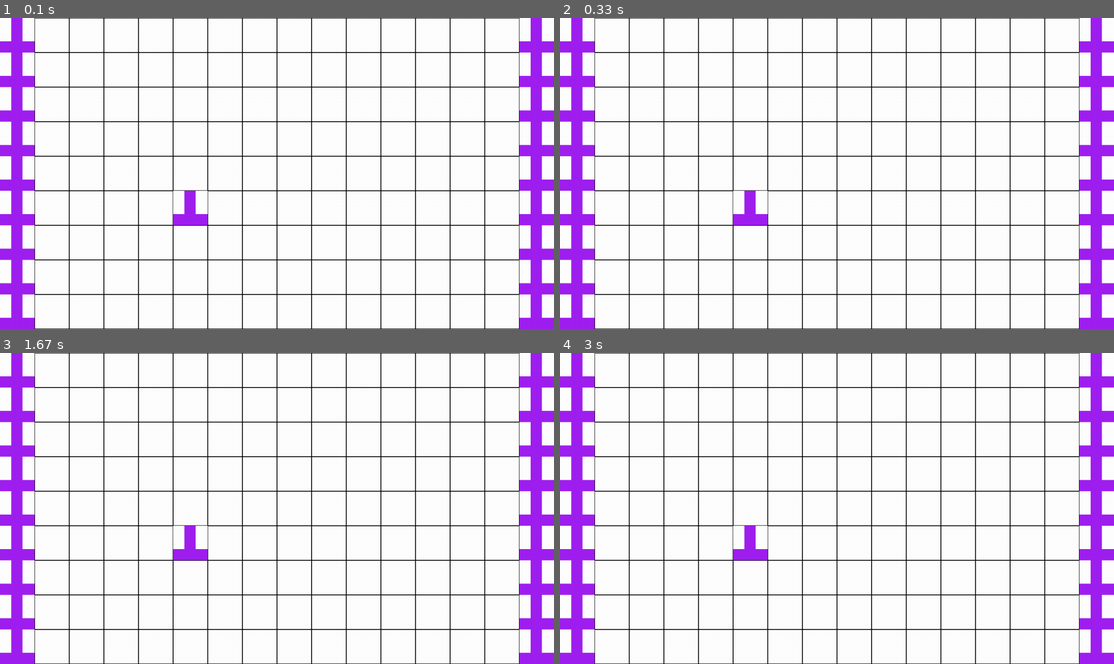
Above: before the commit, frames 1-4 (two rows, left to right).
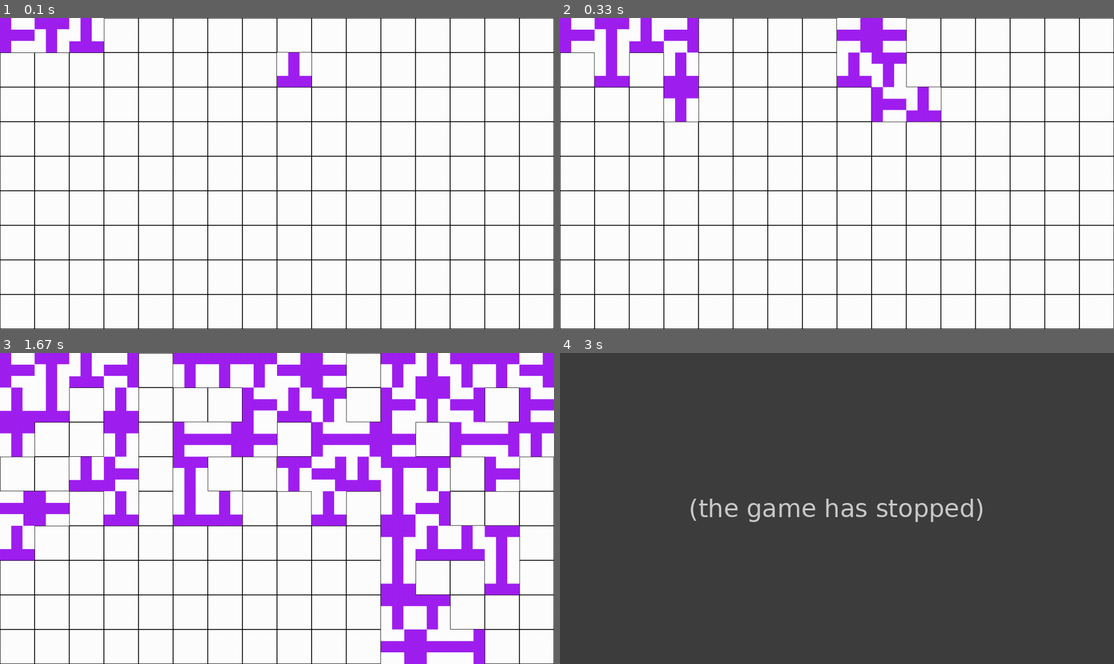
Above: after the commit, the same moments.

Repository: ImmanuelCurrah/Pygame-Wave-Function-Tile-Collapse
Game: pygame game, started from main.py
Two runs of this game, one before a commit and one after it. Both use one fixed random seed, a clock stepped at 60 frames per second and the inputs below.
Inputs:
- Up to frame 1 (0.1 s): no input
- Up to frame 2 (0.33 s): no input
- Up to frame 3 (1.67 s): no input
- Up to frame 4 (3 s): no input

The runs differ from the first frame. In frame 1, 9.4% of the frame differs, in the area x 0-100%, y 0-100%; in frame 2, 13%; in frame 3, 31%; in frame 4, 99%.
Error after the commit: TypeError: unbound method set.intersection() needs an argument (entropy.py line 73); the game stopped at 1.85 s (later frames are placeholders)

Commit message:
something rendering, not right though

Diff:
--- a/cell/cell.py
+++ b/cell/cell.py
@@ -4,33 +4,32 @@
 
 class Cell:
 
-    isCollapsed = False
+    is_collapsed = False
+    cell_type: str
 
-    def __init__(self):
-        pass
+    def __init__(self, cell_type, is_collapsed = False):
+        self.cell_type = cell_type
+        self.is_collapsed = is_collapsed
 
-    def collapse(self):
-        self.isCollapsed = True
+    def collapse(self, screen, x, y, cell_size, cell_type):
+        self.cell_type = cell_type
+        self.draw_cell(screen, x, y, cell_size)
 
-    def __draw_blank_cell(self, screen, x, y, cell_size):
+    def draw_blank_cell(self, screen, x, y, cell_size):
         rect = pygame.Rect(x, y, cell_size, cell_size)
         pygame.draw.rect(screen, "black", rect, width=1)
 
 
-    def draw_cell(self, screen, x, y, cell_size, cell_type):
-        if cell_type == "Blank Cell":
-            self.__draw_blank_cell(screen, x, y, cell_size)
-        elif cell_type == "Upright Tetromino":
-            self.collapse()
+    def draw_cell(self, screen, x, y, cell_size):
+        if self.cell_type == "Blank Cell":
+            self.draw_blank_cell(screen, x, y, cell_size)
+        elif self.cell_type == "Upright Tetromino":
             UprightTetromino(cell_size).draw_tetromino(screen, x, y)
-        elif cell_type == "Upside Down Tetromino":
-            self.collapse()
+        elif self.cell_type == "Upside Down Tetromino":
             UpsideDownTetromino(cell_size).draw_tetromino(screen, x, y)
-        elif cell_type == "Right Lateral Tetromino":
-            self.collapse()
+        elif self.cell_type == "Right Lateral Tetromino":
             RightLateralTetromino(cell_size).draw_tetromino(screen, x ,y)
-        elif cell_type == "Left Lateral Tetromino":
-            self.collapse()
+        elif self.cell_type == "Left Lateral Tetromino":
             LeftLateralTetromino(cell_size).draw_tetromino(screen, x, y)
         else:
-            self.__draw_blank_cell(screen, x, y, cell_size)
+            self.draw_blank_cell(screen, x, y, cell_size)
--- a/entropy/entropy.py
+++ b/entropy/entropy.py
@@ -3,34 +3,79 @@
 
 class Entropy:
 
-    cols: int
+    def get_entropy_summary(self, grid):
+        entropy_summary = []
 
-    def __init__(self, grid):
-        self.cols = len(grid[0])
+        for row, row_cells in enumerate(grid):
+            for col, cell in enumerate(row_cells):
+                if cell.is_collapsed == False:
+                    current_cell_entropy_score = 0
+                    current_top_options = []
+                    current_bottom_options = []
+                    current_right_options = []
+                    current_left_options = []
 
-    def get_start_end_coords(self):
-        start_indices = []
-        end_indices = []
+                    blank = "Blank Cell"
+                    t = "Upright Tetromino"
+                    b = "Upside Down Tetromino"
+                    r = "Right Lateral Tetromino"
+                    l = "Left Lateral Tetromino"
 
-        start_coords = []
-        end_coords = []
+                    top = grid[row - 1][col].cell_type if row > 0 else None
+                    bottom = grid[row + 1][col].cell_type if row + 1 < len(grid) else None
+                    right = grid[row][col + 1].cell_type if col >= len(row_cells) else None
+                    left = grid[row][col - 1].cell_type if col + 1 < len(row_cells) else None
 
-        for index in range(self.cols):
-            start_index = index * (self.cols - 1)
-            end_index = start_index + (self.cols - 1)
-            start_indices.append(start_index)
-            end_indices.append(end_index)
+                    if top == "Blank Cell":
+                        current_top_options.extend([t, b, r, l, blank])
+                    elif top == t:
+                        current_top_options.extend([b, r, l, blank])
+                    elif top == b:
+                        current_top_options.extend([t, blank])
+                    elif top == r:
+                        current_top_options.extend([b, r, l, blank])
+                    elif top == b:
+                        current_top_options.extend([b, r, l, blank])
 
-            start_coords.append((index, 0))
-            end_coords.append((self.cols - 1, index))
+                    if bottom == "Blank Cell":
+                        current_bottom_options.extend([t, b, r, l, blank])
+                    elif bottom == t:
+                        current_bottom_options.extend([b, blank])
+                    elif bottom == b:
+                        current_bottom_options.extend([t, r, l, blank])
+                    elif bottom == r:
+                        current_bottom_options.extend([r, l, t, blank])
+                    elif bottom == l:
+                        current_bottom_options.extend([r, l, t, blank])
 
-        return start_coords, end_coords
+                    if right == "Blank Cell":
+                        current_right_options.extend([t, b, r, l, blank])
+                    elif right == t:
+                        current_right_options.extend([t, r, b, blank])
+                    elif right == b:
+                        current_right_options.extend([t, r, b, blank])
+                    elif right == r:
+                        current_right_options.extend([r, b, t, blank])
+                    elif right == l:
+                        current_right_options.extend([r, blank])
+
+                    if left == "Blank Tile":
+                        current_left_options.extend([t, b, r, l, blank])
+                    elif left == t:
+                        current_left_options.extend([b, t, r, blank])
+                    elif left == b:
+                        current_left_options.extend([b, t, r, blank])
+                    elif left == r:
+                        current_left_options.extend([l, blank])
+                    elif left == l:
+                        current_left_options.extend([b, t, r, blank])
+
+                    total_options = list(set.intersection(*(set(lst) for lst in [current_top_options, current_bottom_options, current_right_options, current_left_options] if lst)))
+                    entropy_score = len(total_options)
+                    entropy_summary.append({"score": entropy_score, "options": total_options, "coords": (row, col)})
 
 
-
-
-    def get_entropy_score(self):
-        pass
+        return min(entropy_summary, key=lambda summary: summary["score"])
 
     def is_start(self, grid):
         return all(all(isinstance(x, Cell) for x in row) for row in grid)
--- a/grid/grid.py
+++ b/grid/grid.py
@@ -7,45 +7,30 @@
 class Grid:
 
     grid = []
-
     cell_size = 0
-
-    entropy: Entropy
-
+    entropy = Entropy()
     random_start = {}
 
     start_tetromino = random.choice(["Upright Tetromino", "Upside Down Tetromino", "Right Lateral Tetromino", "Left Lateral Tetromino"])
 
     def __init__(self, screen_width, screen_height):
         self.cell_size = math.gcd(screen_width, screen_height)
-
-        self.grid = [[Cell() for _ in range(screen_width // self.cell_size)] for _ in range(screen_height // self.cell_size)]
-
-        row_index, col_index = self.__get_random_grid_index()
-        self.random_start["row_index"] = row_index
-        self.random_start["col_index"] = col_index
-        self.entropy = Entropy(self.grid)
+        self.grid = [[Cell("Blank Cell") for _ in range(screen_width // self.cell_size)] for _ in range(screen_height // self.cell_size)]
+        self.random_start["row_index"] = random.randint(0, len(self.grid) -1)
+        self.random_start["col_index"] = random.randint(0, len(self.grid[self.random_start["row_index"]]) - 1)
 
     def draw_grid(self, screen):
-        is_start = self.entropy.is_start(self.grid)
-        start_coords, end_coords = self.entropy.get_start_end_coords()
+        lowest_entropy_cell = self.entropy.get_entropy_summary(self.grid)
+        print(lowest_entropy_cell)
 
-        for current_row_index, rows in enumerate(self.grid):
-            for current_col_index, cell in enumerate(rows):
-                x = current_col_index * self.cell_size
-                y = current_row_index * self.cell_size
+        for row, rows in enumerate(self.grid):
+            for col, cell in enumerate(rows):
+                x = col * self.cell_size
+                y = row * self.cell_size
 
-                if (current_row_index, current_col_index) in set(start_coords):
-                   cell.draw_cell(screen, x, y, self.cell_size, self.start_tetromino)
-                elif (current_col_index, current_row_index) in set(end_coords):
-                    cell.draw_cell(screen, x, y, self.cell_size, self.start_tetromino)
-                elif is_start and current_row_index == self.random_start["row_index"] and current_col_index == self.random_start["col_index"]:
-                    cell.draw_cell(screen, x, y, self.cell_size, self.start_tetromino)
+                if self.entropy.is_start(self.grid) and row == self.random_start["row_index"] and col == self.random_start["col_index"]:
+                    self.grid[row][col] = Cell(self.start_tetromino, True)
                 else:
-                    cell.draw_cell(screen, x, y, self.cell_size, "Blank Cell")
+                    self.grid[lowest_entropy_cell["coords"][0]][lowest_entropy_cell["coords"][1]] = Cell(random.choice(lowest_entropy_cell["options"]), True)
 
-    def __get_random_grid_index(self):
-        row_index = random.randint(0, len(self.grid) -1)
-        col_index = random.randint(0, len(self.grid[row_index]) - 1)
-
-        return row_index, col_index
+                cell.draw_cell(screen, x, y, self.cell_size)
Not shown, added: ]
